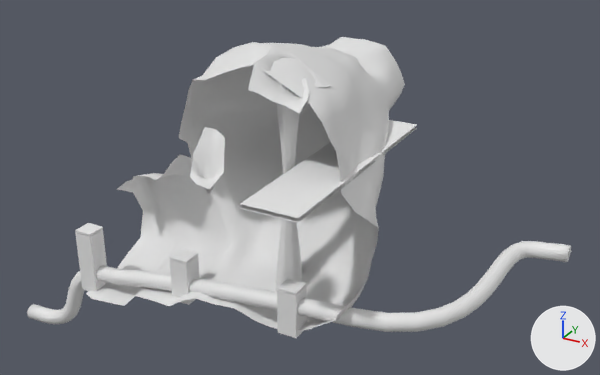
What one commit did to the Blender file Assets/models/cave/room02/room02e.blend.
Rendered twice from a camera (50 mm lens) standing at (-86.8, -191.3, 36.7) and looking at (-133.8, -105.9, -6.0). The lights are fixed; the arrows at lower right show +X, +Y and +Z.

The first picture shows '02a.003_column.000', '02a.003_room', '02a.003_stalag.001', 'pipe_main', 'pipe_support.000', 'pipe_support.001', 'pipe_support.002', 'platform.001'.
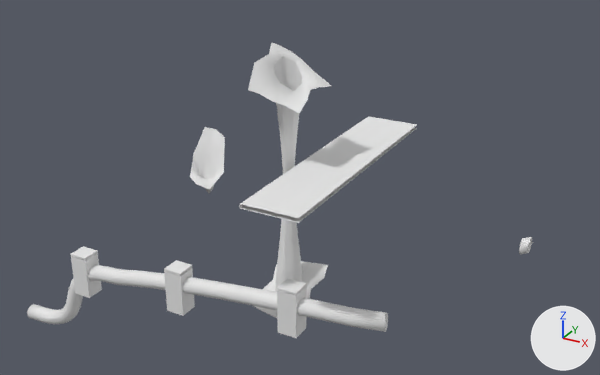
Commit message: room02c: harvester meshes work; room02e: excess pipe mesh removed

What differs and where, as boxes [x1, y1, x2, y2] in the pictures (600 x 375 px):
```json
{"object": "02a.003_room", "change": "hidden", "before": [86, 37, 405, 331]}
{"object": "pipe_main", "change": "reshaped", "before": [27, 241, 572, 332], "after": [27, 265, 388, 332], "on screen": "34% narrower, 26% shorter"}
{"object": "pipe_support.002", "change": "reshaped, moved", "before": [75, 223, 107, 291], "after": [71, 246, 102, 298], "on screen": "23% shorter"}
{"object": "pipe_support.001", "change": "moved", "before": [169, 249, 199, 305], "after": [164, 260, 195, 316]}
{"object": "pipe_main.001", "change": "added", "after": [519, 237, 534, 254]}
{"part": 1, "of": "me_cube_003", "change": "deleted", "before": [80, 271, 107, 291]}
{"part": 2, "of": "me_mesh", "change": "deleted", "before": [385, 241, 572, 332]}
```

Edits to the scene script, one JSON object a line:
```json
{"block": "me_cube_003", "where": "# used by ob_pipe_support_002; parent = ob_pipe_line; location = (-157.0, -120.1, -15.01)"}
{"op": "remove", "block": "me_cube_003", "code": "me_cube_003.from_pydata(...)  # 72 vertices, 65 faces; spans x -1.23..1.23, y -1.23..1.23, z -4.96..3.8"}
{"op": "add", "block": "me_cube_003", "code": "me_cube_003.from_pydata(...)  # 60 vertices, 53 faces; spans x -1.23..1.23, y -1.23..1.23, z -2.16..3.8"}
{"block": "me_cube_003", "change": "me_cube_003 part 1"}
{"block": "me_cube_003", "change": "12 vertices are removed from x -1.23..1.23, y -1.23..1.23, z -4.96"}
{"block": "me_cube_003", "change": "12 faces are deleted"}
{"block": "me_mesh", "where": "# used by ob_pipe_main; parent = ob_pipe_line; location = (-146.8, -120.1, -17.82); rotation_euler = (1.571, -0.201, 0.0), in degrees (90, -12, 0); scale = (23.7, 23.7, 23.7)"}
{"op": "remove", "block": "me_mesh", "code": "me_mesh.from_pydata(...)  # 753 vertices, 1250 faces; spans x -1.04..1.96, y -0.27..0.13, z -0.95..0.04"}
{"op": "add", "block": "me_mesh", "code": "me_mesh.from_pydata(...)  # 478 vertices, 790 faces; spans x -1.04..1.35, y -0.27..0.13, z -0.06..0.04"}
{"block": "me_mesh", "change": "me_mesh part 2"}
{"block": "me_mesh", "change": "275 vertices are removed from x 1.44..1.96, y -0.13..-0.02, z -0.95..-0.03"}
{"block": "me_mesh", "change": "460 faces are deleted"}
{"op": "add", "block": "me_mesh_001", "code": ["me_mesh_001 = bpy.data.meshes.new('Mesh.001')", "me_mesh_001.from_pydata(...)  # 111 vertices, 151 faces; spans x 1.7038..1.7649, y -0.0973..-0.0054, z -0.9506..-0.8624", "me_mesh_001.polygons.foreach_set('use_smooth', [True] * 151)"]}
{"op": "add", "block": "ob_02a_003_room", "code": "ob_02a_003_room.hide_set(True)  # wire or fog, not drawn"}
{"op": "set", "path": "ob_pipe_support_002.location", "old": "(-157.0, -120.1, -15.01)", "new": "(-158.3, -120.1, -18.82)"}
{"op": "set", "path": "ob_pipe_support_001.location", "old": "(-142.0, -120.1, -15.01)", "new": "(-143.0, -120.1, -16.88)"}
{"op": "add", "block": "ob_pipe_main_001", "code": ["ob_pipe_main_001 = bpy.data.objects.new('pipe_main.001', me_mesh_001)", "ob_pipe_main_001.parent = ob_pipe_line", "ob_pipe_main_001.matrix_parent_inverse = Matrix(((1.0, 0.0, 0.0, 146.8), (0.0, 1.0, 0.0, 120.1), (0.0, 0.0, 1.0, 17.82), (0.0, 0.0, 0.0, 1.0)))", "ob_pipe_main_001.location = (-146.8, -120.1, -17.82)", "ob_pipe_main_001.rotation_euler = (1.571, -0.201, 0.0)  # degrees (90, -12, 0)", "ob_pipe_main_001.scale = (23.7, 23.7, 23.7)", "_m = ob_pipe_main_001.modifiers.new('Solidify', 'SOLIDIFY')", "_m.nonmanifold_thickness_mode = 'FIXED'", "_m.nonmanifold_merge_threshold = 0.0003"]}
```
